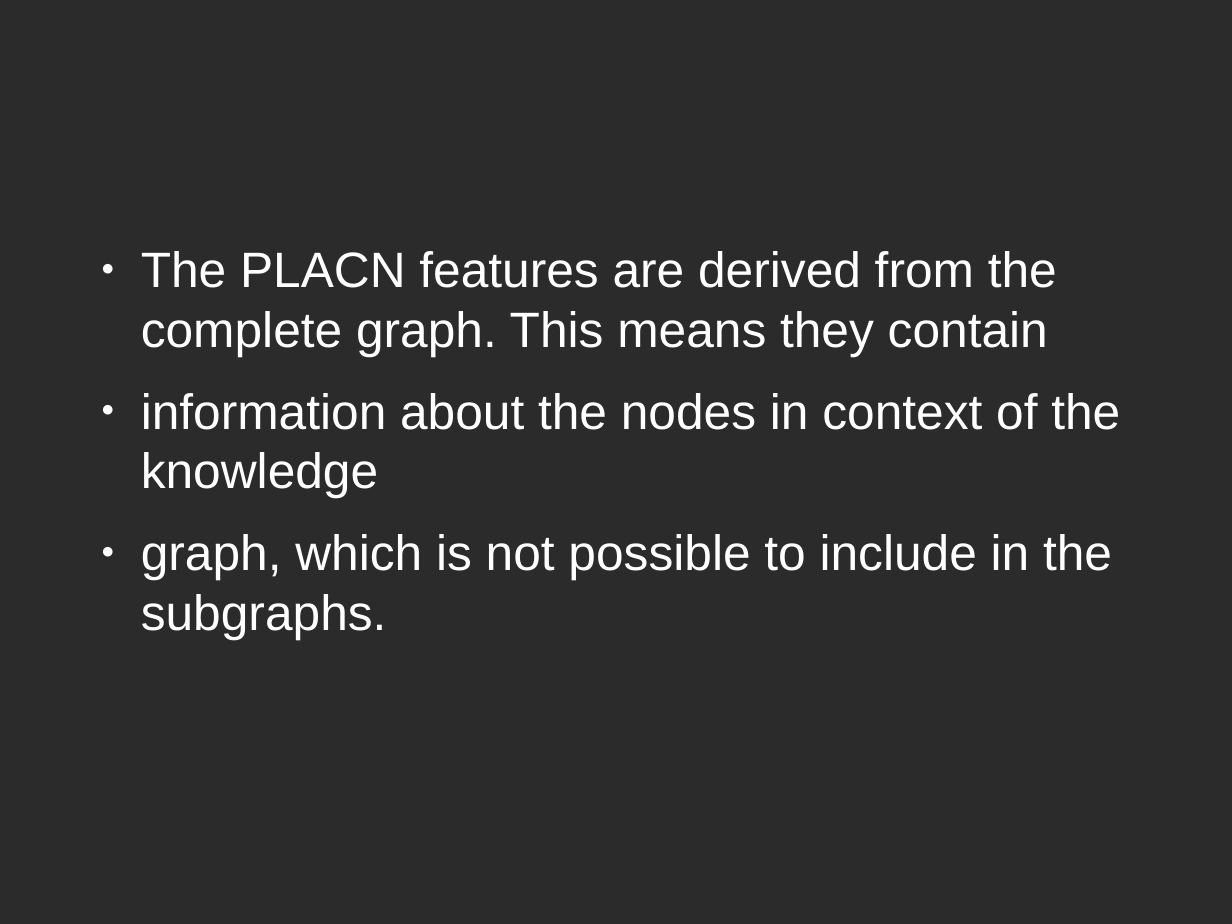
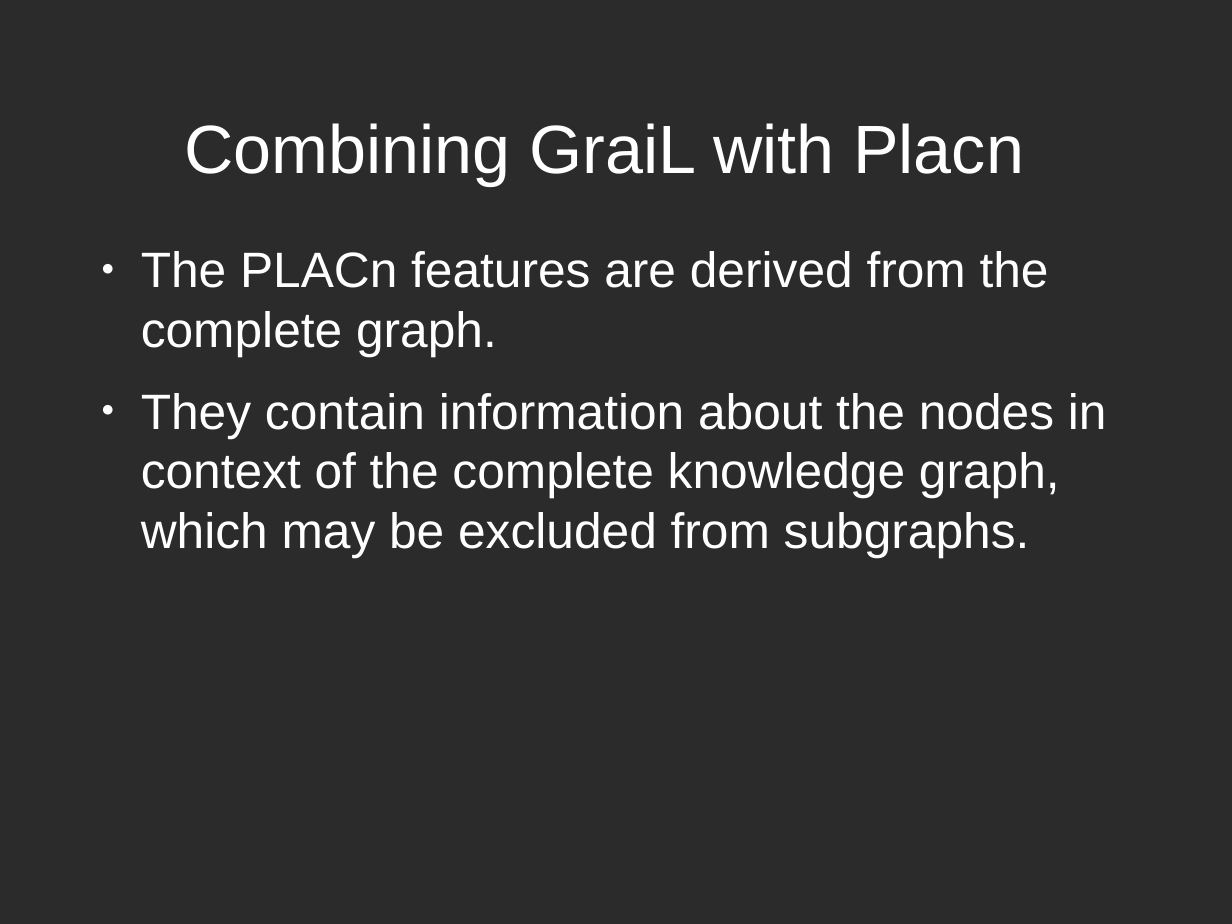
Before and after one commit to jaemuzzin/plagnn, a slide deck: slide 13 of presentation final.odp (slide 11 before the commit). Drawn at 1232x924 pixels with LibreOffice and Linux fonts; fonts in the diff are those of the drawing; background and template pictures are left out; a plain dark background stands for a picture behind light text. Boxes give left, top, right and bottom in pixels: in the first picture for what was removed or moved away, otherwise in the second. Text is boxed around its words. In the diff, an @@ line names an element or a change of style, - is before the commit and + after.

```diff
--- a/presentation final.odp
+++ b/presentation final.odp
@@ title added at (185,123,1024,186), 44 pt, text #FFFFFF @@
+Combining GraiL with Placn
@@ text at (141,251,1107,557): text changed @@
-● The PLACN features are derived from the complete graph. This means they contain
-● information about the nodes in context of the knowledge
-● graph, which is not possible to include in the subgraphs.
+● The PLACn features are derived from the complete graph.
+● They contain information about the nodes in context of the complete knowledge graph, which may be excluded from subgraphs.
```
Also in this commit, not shown: 6 slides added, 1 slide removed, 1 other file.
